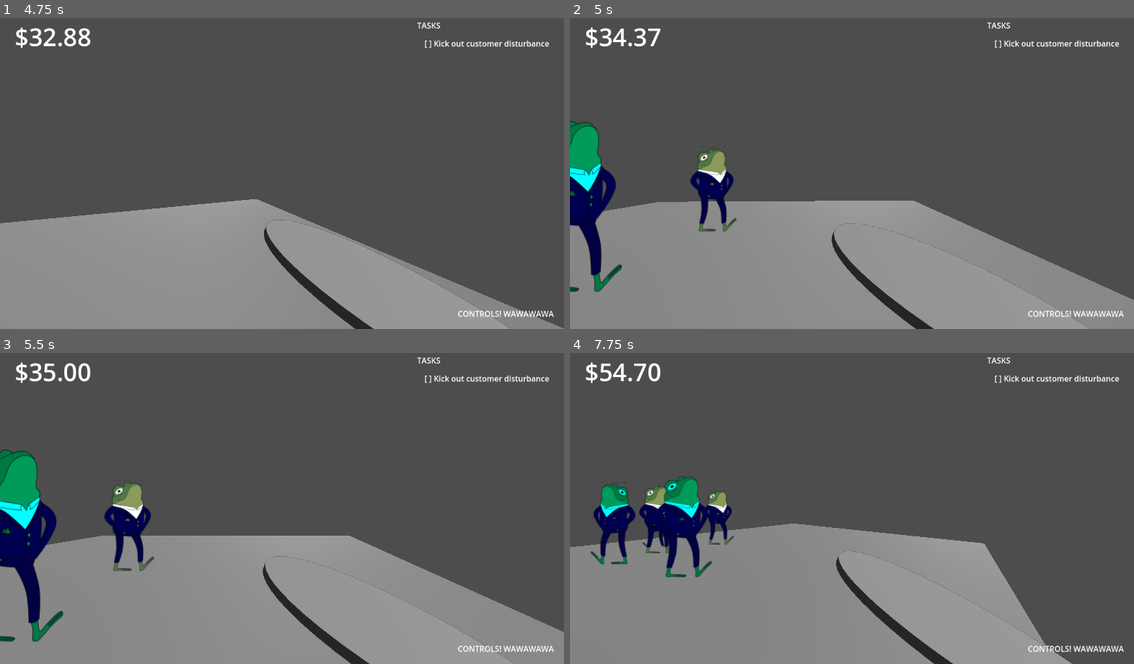
Above: before the commit, frames 1-4 (two rows, left to right).
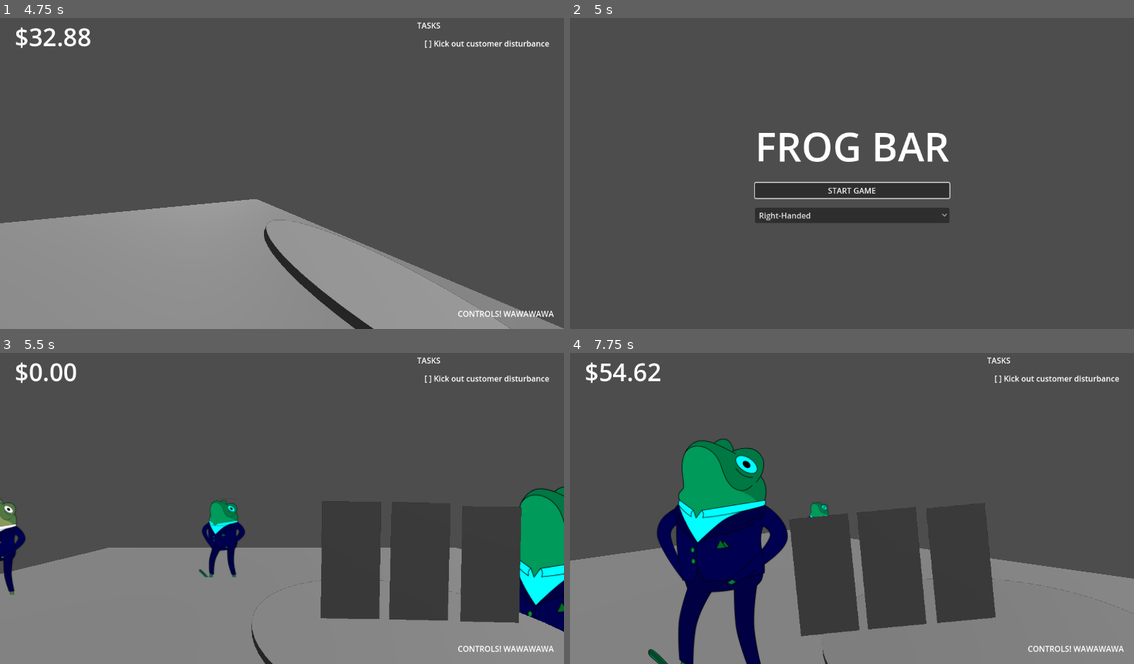
Above: after the commit, the same moments.

Repository: csweet22/FrogBar
Game: Godot game, scene res://Menus/main_menu.tscn
Two runs of this game, one before a commit and one after it. Both use one fixed random seed, a clock stepped at 60 frames per second and the inputs below.
Inputs (mouse positions are in pixels of both pictures, inside the frame that each line leads up to):
- Up to frame 1 (4.75 s): click "START GAME" at 0.5 s; tap Enter (ui_accept) at 1.25, 1.52, 2.27, 3.77, 4.52 s; hold D (move_right) 1.28-2.03 s; hold Space (interact) 1.28-2.03 s; hold S (move_down) 2.03-2.78 s; tap Space (interact) at 2.1, 3.6 s; hold D (move_right) 2.78-3.53 s; hold Space (interact) 2.78-3.53 s; hold W (move_up) 3.53-4.28 s; hold A (move_left) from 4.28 s (still down); hold Space (interact) from 4.28 s (still down)
- Up to frame 2 (5 s): keep holding A (move_left); keep holding Space (interact); tap R (main_menu, bound only after the commit) at 4.9 s
- Up to frame 3 (5.5 s): release A (move_left) at 5 s; release Space (interact) at 5 s; click (282, 524) at 5 s, where only the run after the commit has a clickable "START GAME"
- Up to frame 4 (7.75 s): hold A (move_left) 5.78-6.53 s; tap Space (interact) at 5.85, 7.35 s; tap Enter (ui_accept) at 6.02, 7.52 s; hold S (move_down) 6.53-7.28 s; hold Space (interact) 6.53-7.28 s; hold D (move_right) from 7.28 s (still down)

Frame 1 is identical in both runs. In frame 2, 41% of the frame differs, in the area x 0-100%, y 1-100%; in frame 3, 17%; in frame 4, 27%.

Commit message:
Debug reset

Diff:
--- a/Entities/player.gd
+++ b/Entities/player.gd
@@ -18,6 +18,8 @@
 		interact()
 
 func _process(delta: float) -> void:
+	if Input.is_action_just_pressed("main_menu"):
+		get_tree().change_scene_to_file("res://Menus/main_menu.tscn")
 
 	if Input.is_action_pressed("tray_left") and Input.is_action_pressed("tray_right") and can_push:
 		push()
--- a/project.godot
+++ b/project.godot
@@ -84,3 +84,8 @@
 , Object(InputEventKey,"resource_local_to_scene":false,"resource_name":"","device":-1,"window_id":0,"alt_pressed":false …(183 unchanged characters)…
 ]
 }
+main_menu={
+"deadzone": 0.5,
+"events": [Object(InputEventKey,"resource_local_to_scene":false,"resource_name":"","device":-1,"window_id":0,"alt_pressed":false,"shift_pressed":false,"ctrl_pressed":false,"meta_pressed":false,"pressed":false,"keycode":0,"physical_keycode":82,"key_label":0,"unicode":114,"location":0,"echo":false,"script":null)
+]
+}
